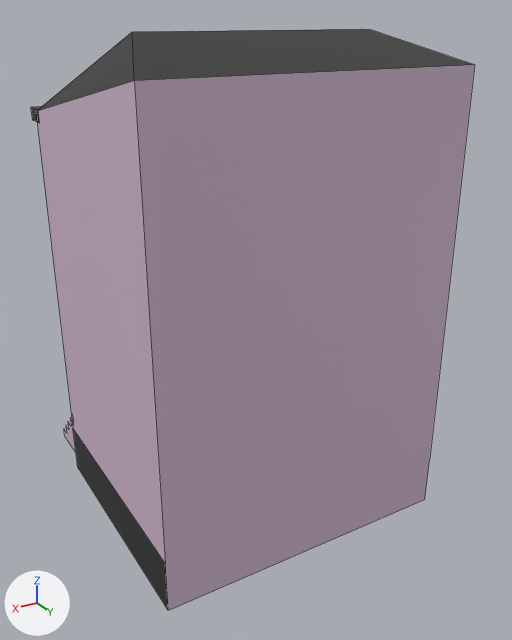
One commit to the OBJ model res/models/Buildings/Normal/NormalLavender.obj: the scene before it, then after it.
Before and after are seen from a 50 mm lens placed at (6.03, 11.35, 9.55), pointed at (-0.81, -0.04, 3.85). Arrows for +X, +Y and +Z are at lower left; the lights stay in place. Mesh edges are drawn as thin lines. Where no turn or scale is listed for an object, it has been applied to the vertices.

Script lines for the objects in view, before the commit:
```python
me_zwyklyzwyklylawenda = bpy.data.meshes.new('ZwyklyZwyklyLawenda')
me_zwyklyzwyklylawenda.from_pydata(...)  # 192 vertices, 152 faces; spans x -3.53..2.51, y -4.02..2.5, z -0.04..9.32
me_zwyklyzwyklylawenda.materials.append(mat_basictexture)  # picture img_basictexture_png
ob_zwyklyzwyklylawenda = bpy.data.objects.new('ZwyklyZwyklyLawenda', me_zwyklyzwyklylawenda)
ob_zwyklyzwyklylawenda.location = (0.0, 0.0, 0.0)
```
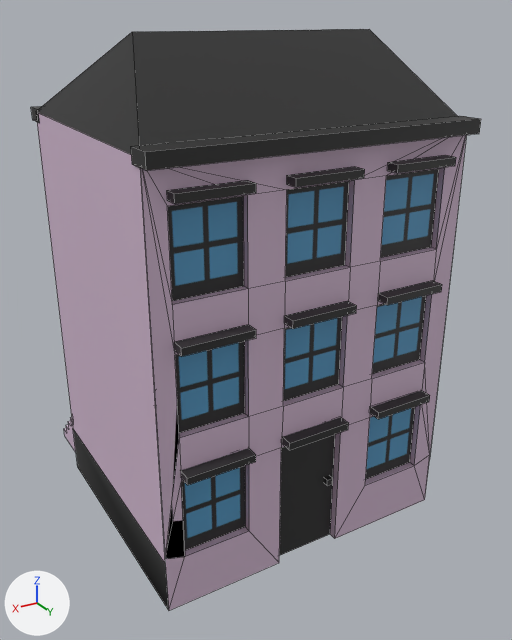
The change, as a diff of the scene's bpy script:
```diff
--- a/res/models/Buildings/Normal/NormalLavender.obj.py
+++ b/res/models/Buildings/Normal/NormalLavender.obj.py
@@ me_zwyklyzwyklylawenda @@
-me_zwyklyzwyklylawenda.from_pydata(...)  # 192 vertices, 152 faces; spans x -3.53..2.51, y -4.02..2.5, z -0.04..9.32
+me_zwyklyzwyklylawenda.from_pydata(...)  # 351 vertices, 285 faces; spans x -3.53..2.53, y -4.02..2.77, z -0.04..9.32
+# me_zwyklyzwyklylawenda part 1: the loose piece of 8 vertices spanning x -1.08..0.2, y -2.68..-2.18, z 6.29..6.42 is copied, and the copy is scaled about its middle by (-4.75, -0.973, 1.79), then moved by (-0.05, 4.96, 1.48); it spans x -3.51..2.53, y 2.29..2.77, z 7.71..7.96
+# me_zwyklyzwyklylawenda part 2: the loose piece of 8 vertices spanning x 0.88..2.15, y -2.68..-2.18, z 6.29..6.42 is copied, and the copy is scaled about its middle by (-1, -0.509, 1.04), then moved by (-0.01, 5.05, 0.93); it spans x 0.86..2.14, y 2.5..2.75, z 7.22..7.36
+# me_zwyklyzwyklylawenda part 3: the loose piece of 8 vertices spanning x -1.08..0.2, y -2.68..-2.18, z 6.29..6.42 is copied, and the copy is scaled about its middle by (-1, -0.509, 1.04), then moved by (-0.02, 5.05, 0.93); it spans x -1.1..0.18, y 2.5..2.75, z 7.22..7.36
+# me_zwyklyzwyklylawenda part 4: the loose piece of 8 vertices spanning x -3.03..-1.76, y -2.68..-2.18, z 6.29..6.42 is copied, and the copy is scaled about its middle by (-1, -0.509, 1.04), then moved by (-0.02, 5.05, 0.93); it spans x -3.05..-1.78, y 2.5..2.75, z 7.22..7.36
+# me_zwyklyzwyklylawenda part 5: the loose piece of 8 vertices spanning x 0.88..2.15, y -2.68..-2.18, z 3.93..4.07 is copied, and the copy is scaled about its middle by (-1, -0.509, 1.04), then moved by (-0.01, 5.05, 1.01); it spans x 0.86..2.14, y 2.5..2.75, z 4.94..5.08
+# me_zwyklyzwyklylawenda part 6: the loose piece of 8 vertices spanning x -1.08..0.2, y -2.68..-2.18, z 3.93..4.07 is copied, and the copy is scaled about its middle by (-1, -0.509, 1.04), then moved by (-0.02, 5.05, 1.01); it spans x -1.1..0.18, y 2.5..2.75, z 4.94..5.08
+# me_zwyklyzwyklylawenda part 7: the loose piece of 8 vertices spanning x -3.03..-1.76, y -2.68..-2.18, z 3.93..4.07 is copied, and the copy is scaled about its middle by (-1, -0.509, 1.04), then moved by (-0.02, 5.05, 1.01); it spans x -3.05..-1.78, y 2.5..2.75, z 4.94..5.08
+# me_zwyklyzwyklylawenda part 8: the loose piece of 8 vertices spanning x 1.88..2.0, y -2.43..-2.3, z 2.02..2.14 is copied, and the copy is scaled about its middle by (-10.3, -2.02, 1.14), then moved by (-0.44, 4.97, 0.64); it spans x 0.86..2.14, y 2.47..2.74, z 2.65..2.79
+# me_zwyklyzwyklylawenda part 9: the loose piece of 8 vertices spanning x -3.03..-1.76, y -2.68..-2.34, z 1.58..1.72 is copied, and the copy is scaled about its middle by (-1, -0.785, 1.04), then moved by (-0.03, 5.11, 1.07); it spans x -3.06..-1.79, y 2.47..2.74, z 2.65..2.79
+# me_zwyklyzwyklylawenda part 10: the loose piece of 8 vertices spanning x -1.08..0.2, y -2.68..-2.34, z 1.58..1.72 is copied, and the copy is scaled about its middle by (-1, -0.785, 1.04), then moved by (-0.01, 5.11, 1.07); it spans x -1.09..0.19, y 2.47..2.74, z 2.65..2.79
+# me_zwyklyzwyklylawenda part 11: the loose piece of 8 vertices spanning x 1.88..2.0, y -2.43..-2.3, z 2.02..2.14 is copied, and the copy is scaled about its middle by (-1, -0.998, 1.04), then moved by (-2.9, 4.74, -0.7); it spans x -1.02..-0.9, y 2.31..2.44, z 1.31..1.44
+# me_zwyklyzwyklylawenda part 12: 1 vertex moved within x 2.5, y 2.5, z 0.0; 2 vertices removed from x -3.5..2.5, y 2.5, z 8.79; 76 vertices added at x -3.5..2.5, y 2.34..2.5, z 0.0..7.82
 me_zwyklyzwyklylawenda.materials.append(mat_basictexture)
```

Location of each change, (x1, y1, x2, y2) in pixels of the pictures (512 x 640 px):
'ZwyklyZwyklyLawenda', reshaped: before (31, 29, 474, 611); after (31, 29, 481, 610)
part 1 of me_zwyklyzwyklylawenda, added (black): after (131, 116, 481, 171)
part 2 of me_zwyklyzwyklylawenda, added (black): after (167, 180, 256, 204)
part 3 of me_zwyklyzwyklylawenda, added (black): after (287, 167, 365, 187)
part 4 of me_zwyklyzwyklylawenda, added (black): after (387, 155, 456, 174)
part 5 of me_zwyklyzwyklylawenda, added (black): after (174, 324, 256, 357)
part 6 of me_zwyklyzwyklylawenda, added (black): after (285, 301, 357, 329)
part 7 of me_zwyklyzwyklylawenda, added (black): after (378, 280, 442, 305)
part 8 of me_zwyklyzwyklylawenda, added (black): after (181, 448, 256, 485)
part 9 of me_zwyklyzwyklylawenda, added (black): after (370, 390, 430, 419)
part 10 of me_zwyklyzwyklylawenda, added (black): after (282, 417, 349, 450)
part 11 of me_zwyklyzwyklylawenda, added: after (324, 476, 333, 486)
part 12 of me_zwyklyzwyklylawenda, built on: before (38, 29, 474, 611); after (38, 29, 466, 610)
